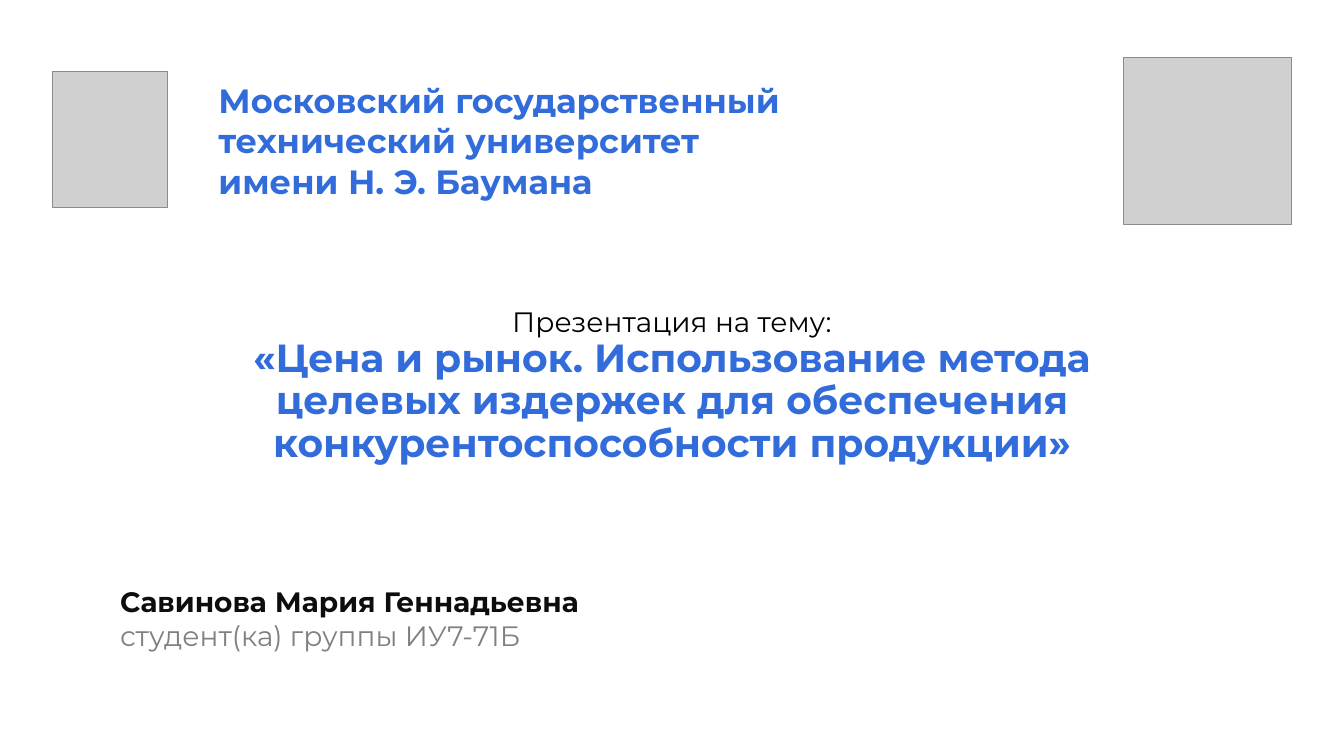
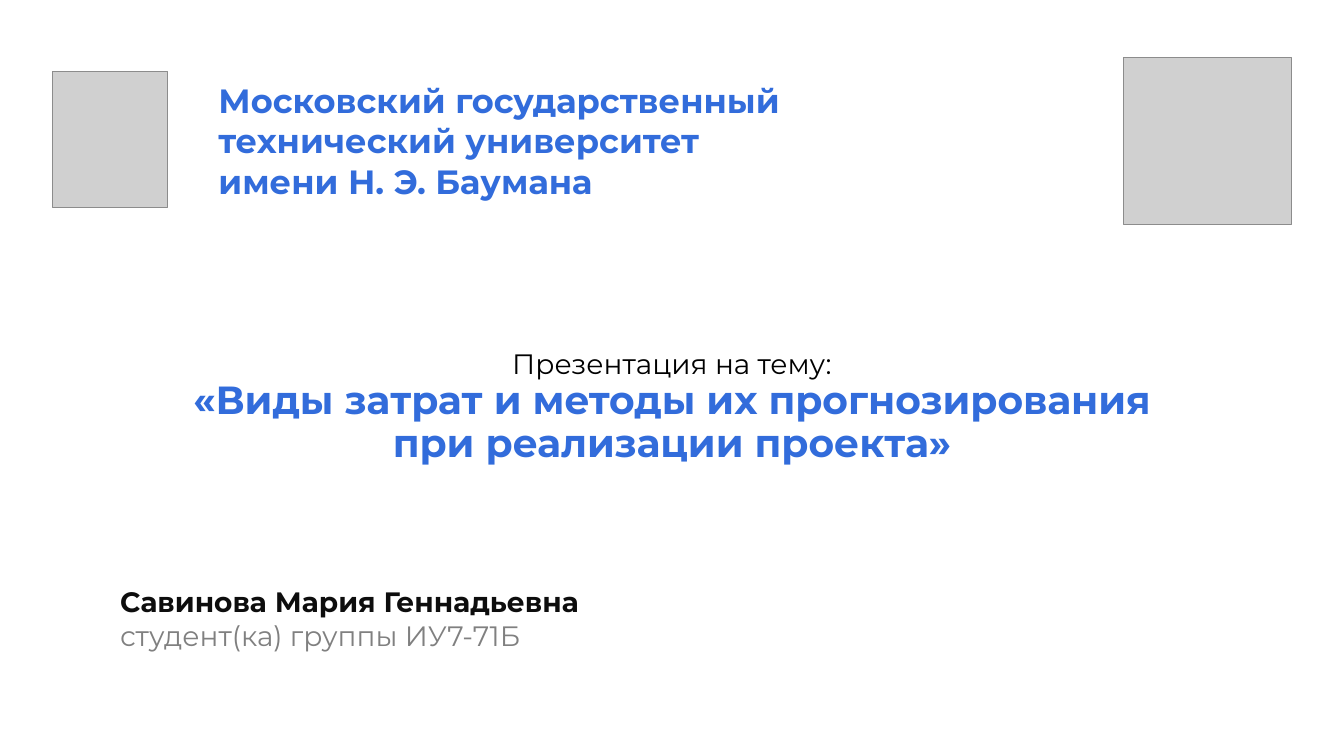
Before and after one commit to mshsvnv/Economics, a slide deck: slide 1 of module_03/pres.pptx. Drawn at 1344x756 pixels with LibreOffice and Linux fonts; fonts in the diff are those of the drawing; grey boxes stand for pictures. Boxes give left, top, right and bottom in pixels: in the first picture for what was removed or moved away, otherwise in the second. Text is boxed around its words. In the diff, an @@ line names an element or a change of style, - is before the commit and + after.

```diff
--- a/module_03/pres.pptx
+++ b/module_03/pres.pptx
@@ title at [193, 354, 1151, 465]: text changed @@
-Презентация на тему:
-«Цена и рынок. Использование метода целевых издержек для обеспечения конкурентоспособности продукции»
+Презентация на тему:
+«Виды затрат и методы их прогнозирования при реализации проекта»
```
Also in this commit, not shown: 10 other slides changed, 2 slides added, 5 slides removed, 19 other files.
